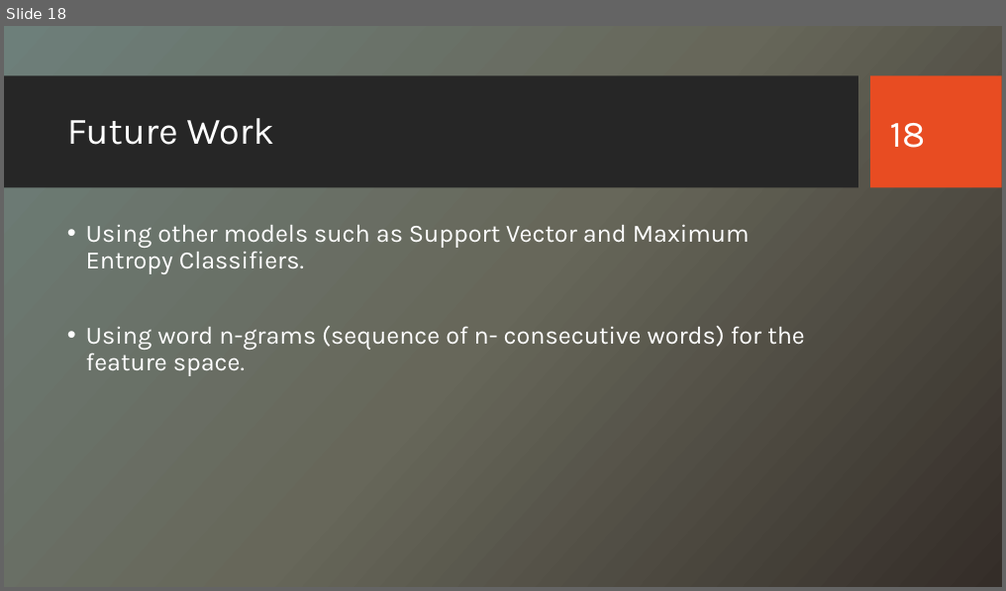
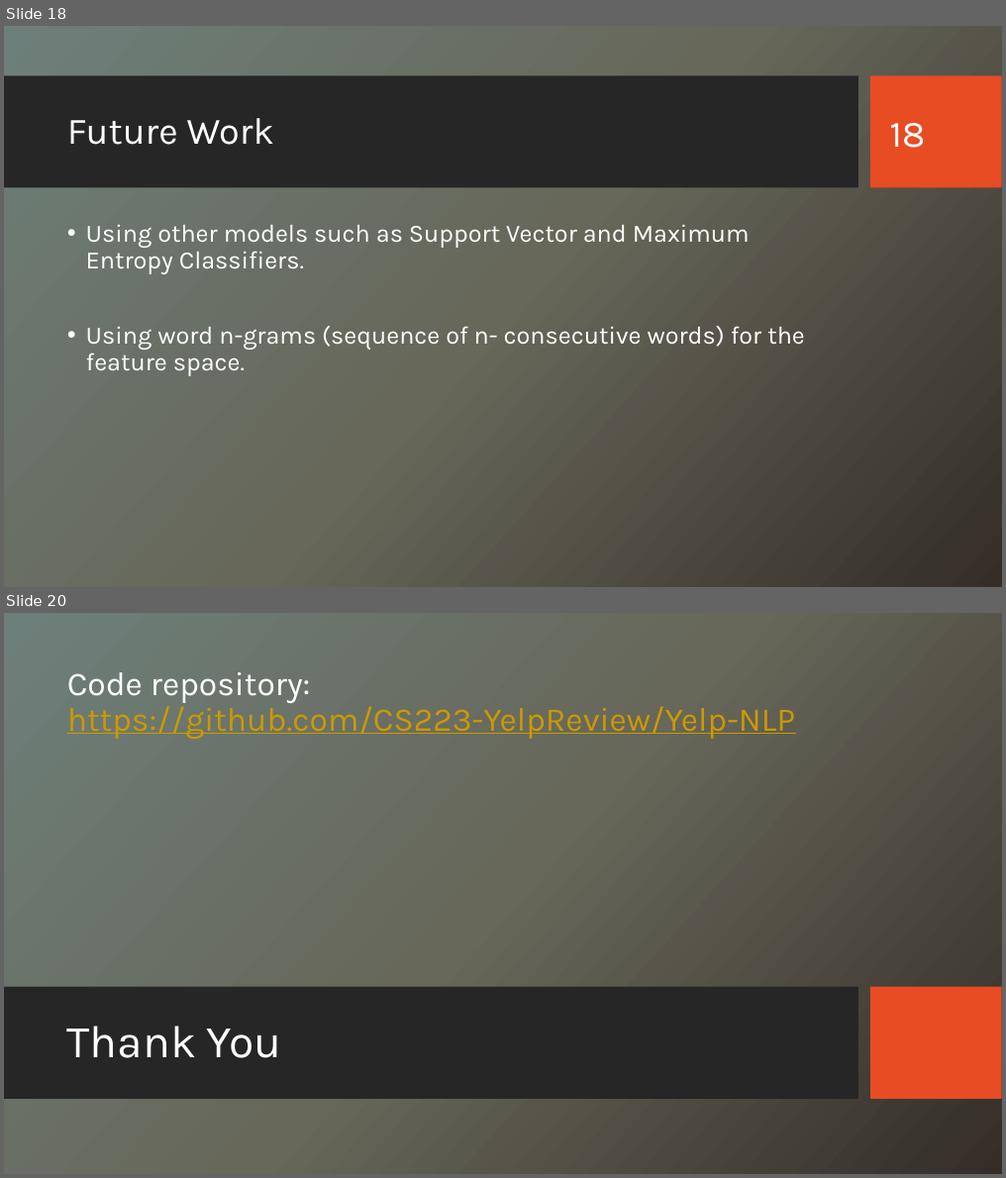
Before and after one commit to CS223-YelpReview/Yelp-NLP, a slide deck: Yelp Reviews – A Study.pptx. Shown one above the other, each under a label of ours: slide 18 before the commit, slides 18 and 20 after it; the slides between them are not shown. The pictures are 1006x591 and 1006x1178 pixels, drawn with LibreOffice and Linux fonts; fonts in the diff are those of the drawing; background and template pictures are left out. Boxes give left, top, right and bottom in pixels: in the first picture for what was removed or moved away, otherwise in the second. Text is boxed around its words. In the diff, an @@ line names an element or a change of style, - is before the commit and + after.

```diff
--- a/Yelp Reviews – A Study.pptx
+++ b/Yelp Reviews – A Study.pptx
@@ slide 20 added at <box>4,613,1002,1174</box>, background picture (left out) @@
@@ title added at <box>67,672,795,739</box>, 32 pt, text #CC9900, underline @@
+Code repository:
+https://github.com/CS223-YelpReview/Yelp-NLP
@@ rectangle added at <box>4,987,858,1100</box>, fill #262626 @@
@@ rectangle added at <box>871,987,1002,1100</box>, fill #E84C22 @@
@@ text added at <box>67,1026,282,1059</box>, 44 pt, text #FFFFFF @@
+Thank You
```
Also in this commit, not shown: 4 slides changed.
